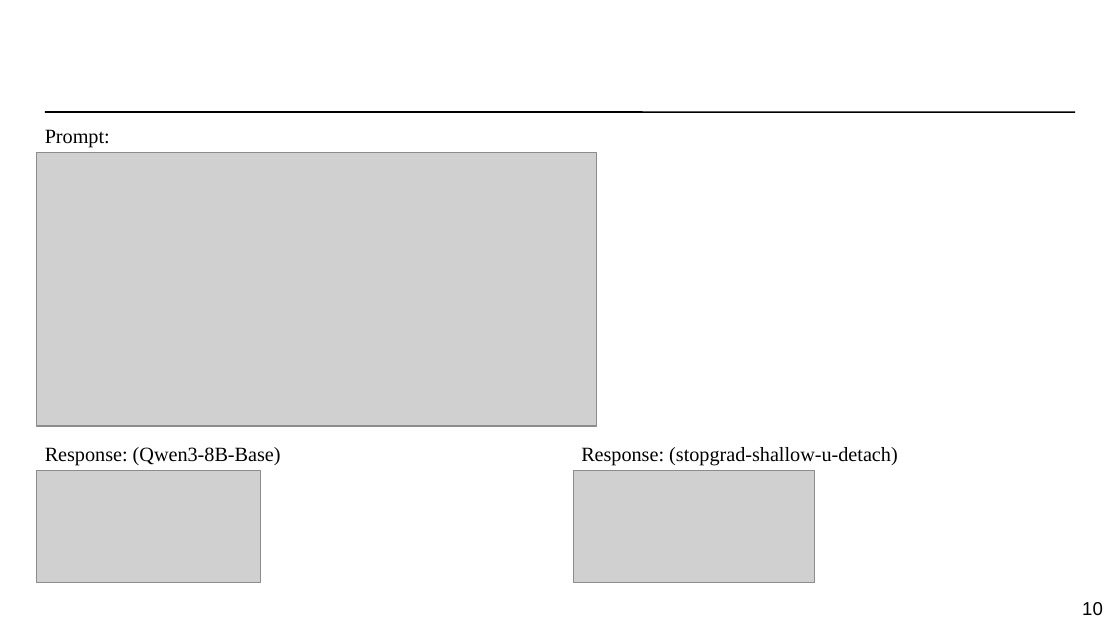
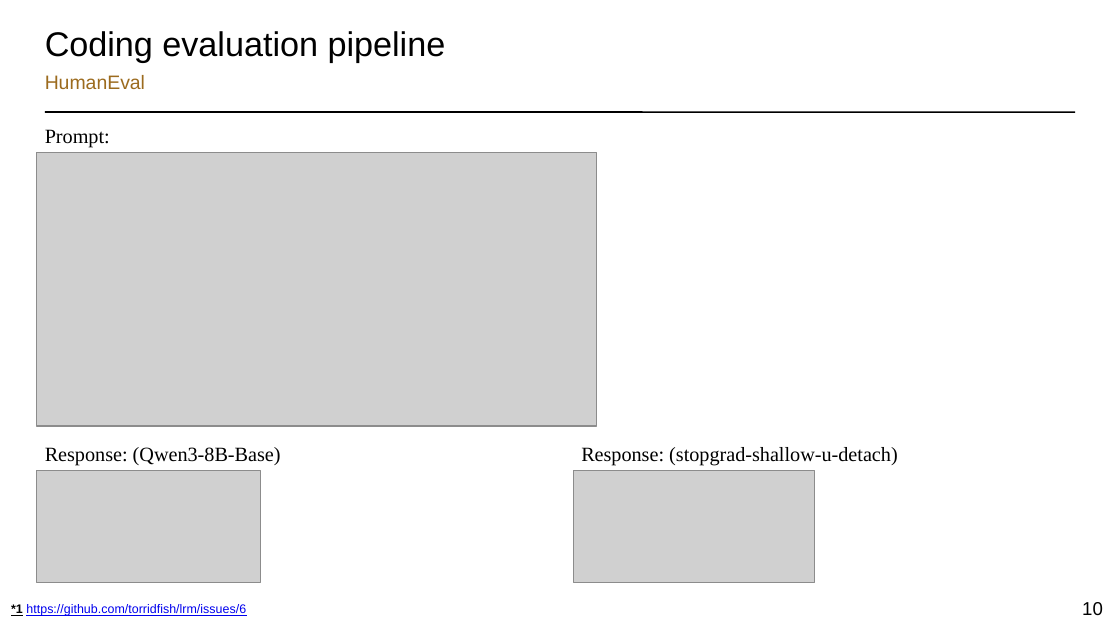
Before and after one commit to torridfish/dotfiles, a slide deck: slide 10 of agents/.agents/skills/research-slides/assets/research-slides-template.pptx. Drawn at 1120x630 pixels with LibreOffice and Linux fonts; fonts in the diff are those of the drawing; grey boxes stand for pictures. Boxes give left, top, right and bottom in pixels: in the first picture for what was removed or moved away, otherwise in the second. Text is boxed around its words. In the diff, an @@ line names an element or a change of style, - is before the commit and + after.

```diff
--- a/agents/.agents/skills/research-slides/assets/research-slides-template.pptx
+++ b/agents/.agents/skills/research-slides/assets/research-slides-template.pptx
@@ text added at (45, 31, 446, 63), 22 pt, text #000000 @@
+Coding evaluation pipeline
@@ text added at (45, 75, 145, 89), 12.5 pt, text #9C6B1E @@
+HumanEval
@@ text added at (11, 604, 246, 616), 8 pt, text #0000EE, underline @@
+*1 https://github.com/torridfish/lrm/issues/6
```
Also in this commit, not shown: 12 other slides changed, 1 slide added, 1 slide removed, 2 other files.
